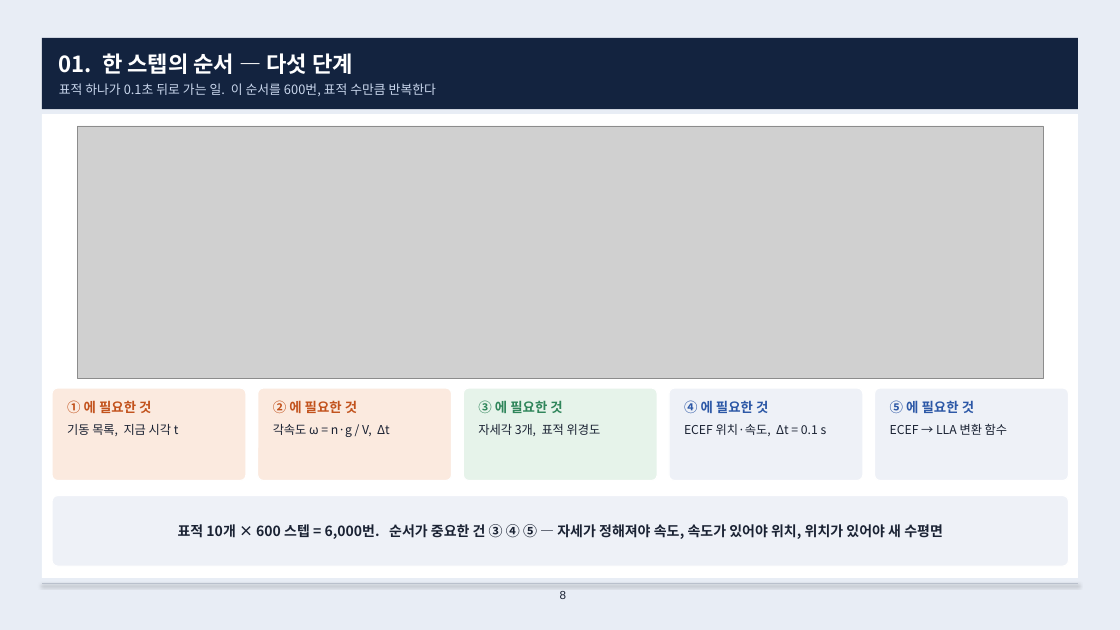
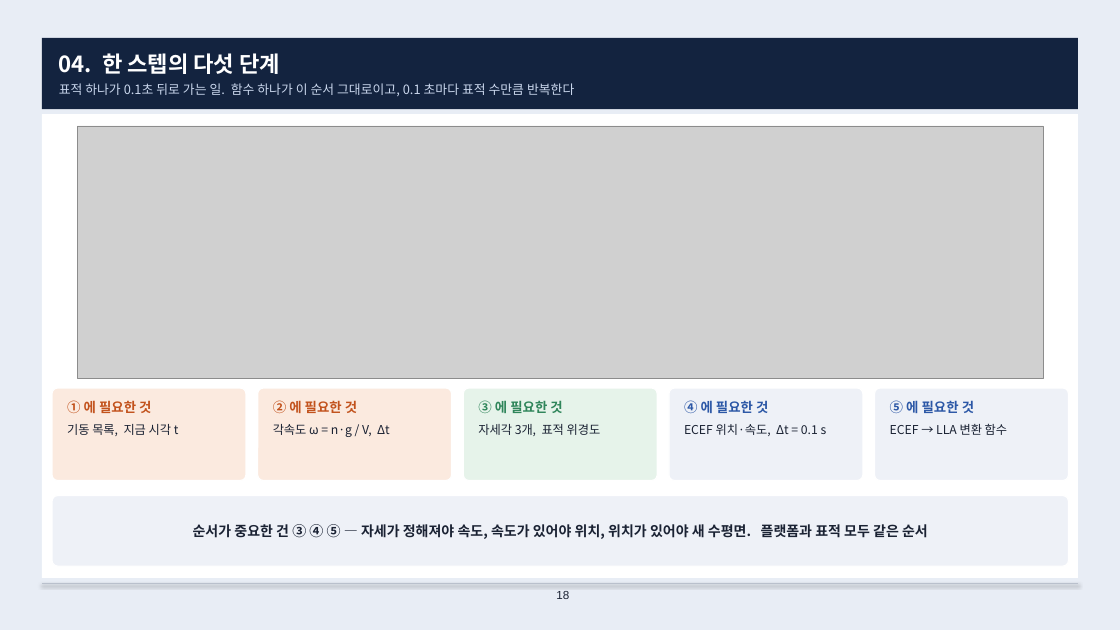
Before and after one commit to harley-hwan/radar-sw-study, a slide deck: slide 18 of Part3_TargetSim/ref/산출물/Chapter3_target_simulation.pptx (slide 8 before the commit). Drawn at 1120x630 pixels with LibreOffice and Linux fonts; fonts in the diff are those of the drawing; grey boxes stand for pictures. Boxes give left, top, right and bottom in pixels: in the first picture for what was removed or moved away, otherwise in the second. Text is boxed around its words. In the diff, an @@ line names an element or a change of style, - is before the commit and + after.

```diff
--- a/Part3_TargetSim/ref/산출물/Chapter3_target_simulation.pptx
+++ b/Part3_TargetSim/ref/산출물/Chapter3_target_simulation.pptx
@@ text at <box>59,53,574,96</box>: text changed @@
-01. 한 스텝의 순서 — 다섯 단계
-표적 하나가 0.1초 뒤로 가는 일. 이 순서를 600번, 표적 수만큼 반복한다
+04. 한 스텝의 다섯 단계
+표적 하나가 0.1초 뒤로 가는 일. 함수 하나가 이 순서 그대로이고, 0.1 초마다 표적 수만큼 반복한다
@@ text at <box>193,524,928,539</box>: text changed @@
-표적 10개 × 600 스텝 = 6,000번. 순서가 중요한 건 ③ ④ ⑤ — 자세가 정해져야 속도, 속도가 있어야 위치, 위치가 있어야 새 수평면
+순서가 중요한 건 ③ ④ ⑤ — 자세가 정해져야 속도, 속도가 있어야 위치, 위치가 있어야 새 수평면. 플랫폼과 표적 모두 같은 순서
@@ page number at <box>556,591,569,599</box>: text changed @@
-8
+18
```
Also in this commit, not shown: 19 other slides changed, 9 slides added, 7 slides removed, 9 other files.
